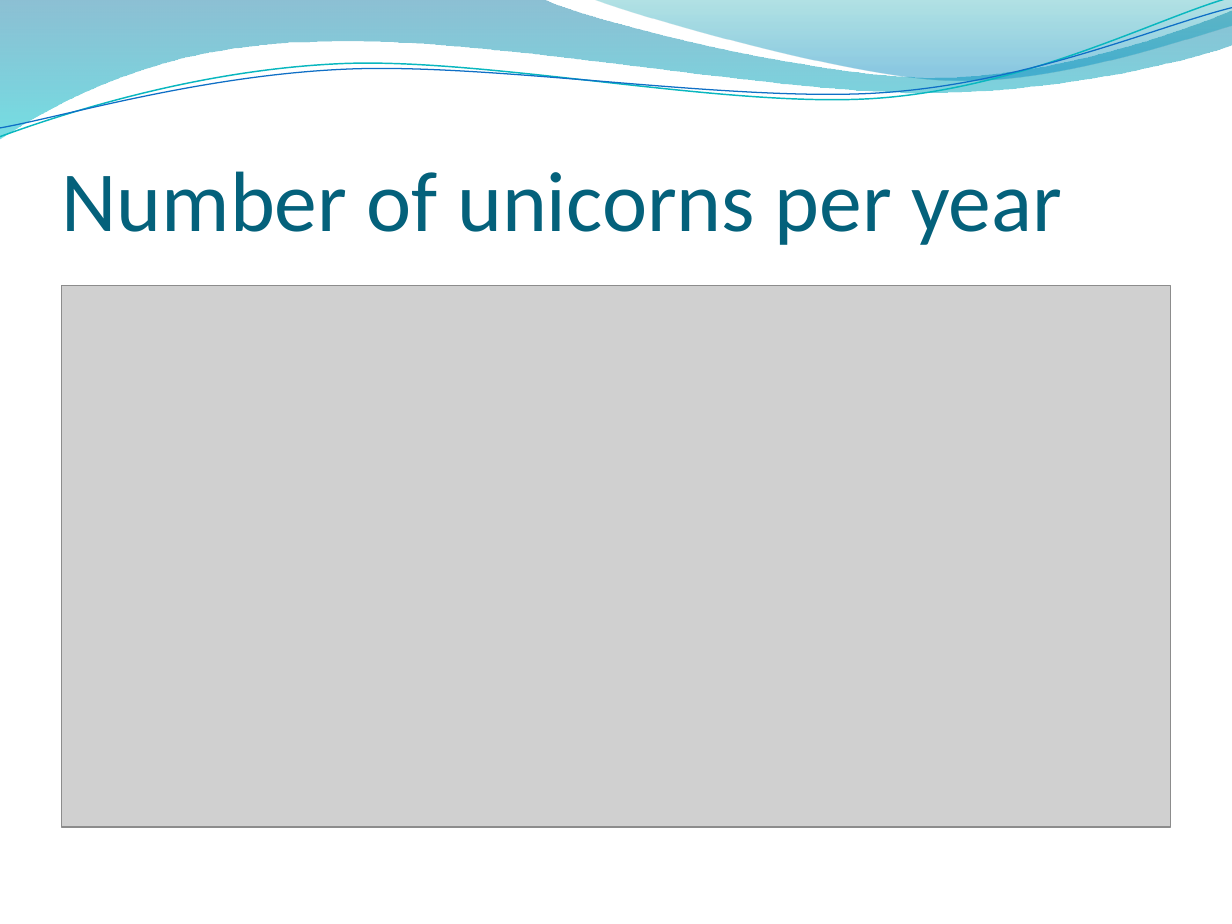
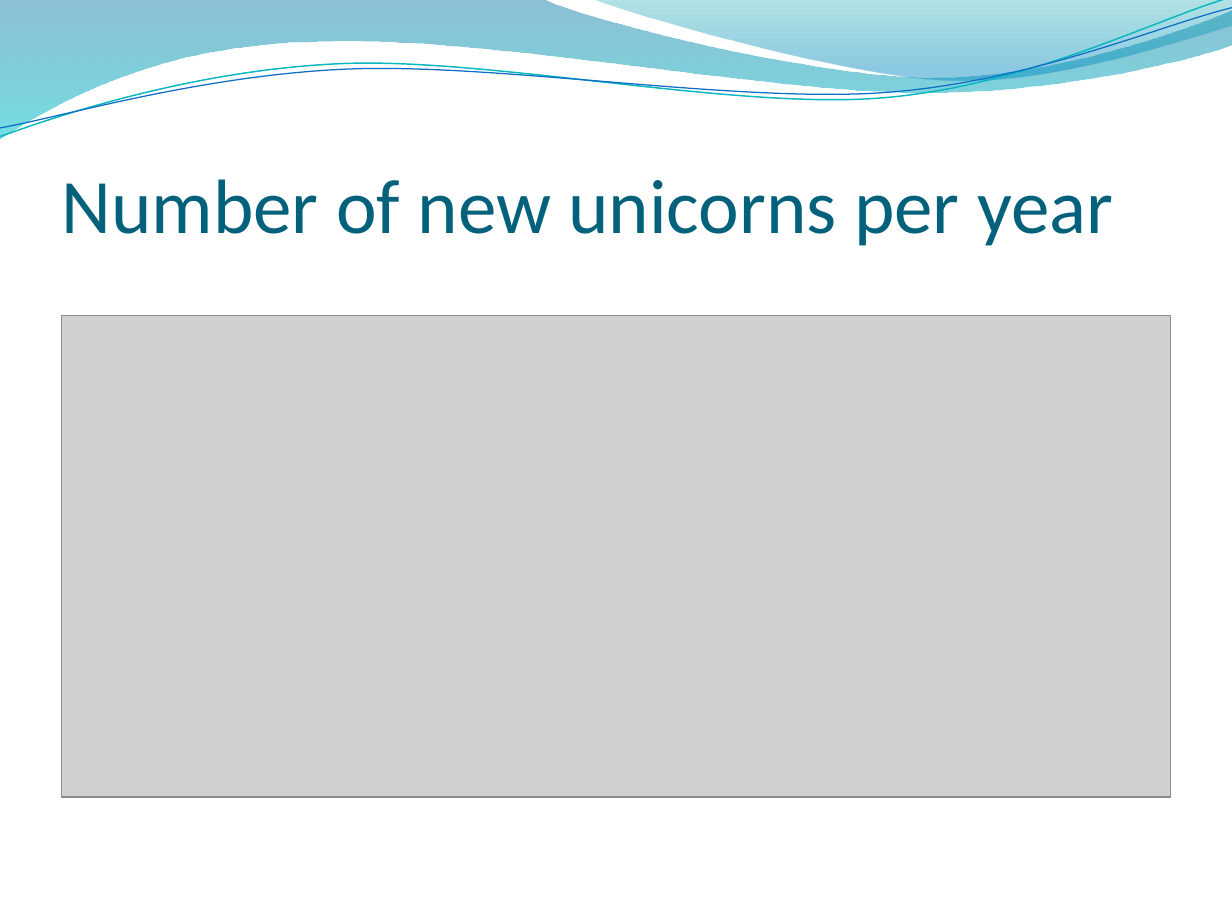
Before and after one commit to MonikaSinghGit/UnicornCompaniesFeatureAnalysis, a slide deck: slide 7 of Unicorn Companies Feature Analysis.pptx. Drawn at 1232x924 pixels with LibreOffice and Linux fonts; fonts in the diff are those of the drawing; grey boxes stand for pictures; background and template pictures are left out. Boxes give left, top, right and bottom in pixels: in the first picture for what was removed or moved away, otherwise in the second. Text is boxed around its words. In the diff, an @@ line names an element or a change of style, - is before the commit and + after.

```diff
--- a/Unicorn Companies Feature Analysis.pptx
+++ b/Unicorn Companies Feature Analysis.pptx
@@ title at box(62, 179, 1113, 246): text changed; size 50 to 45 pt @@
-Number of unicorns per year
+Number of new unicorns per year
@@ picture: place and size @@
-picture at box(62, 286, 1170, 828)
+picture at box(62, 315, 1170, 796)
```
Also in this commit, not shown: 10 other slides changed, 10 slides added, 1 slide removed, 2 other files.
